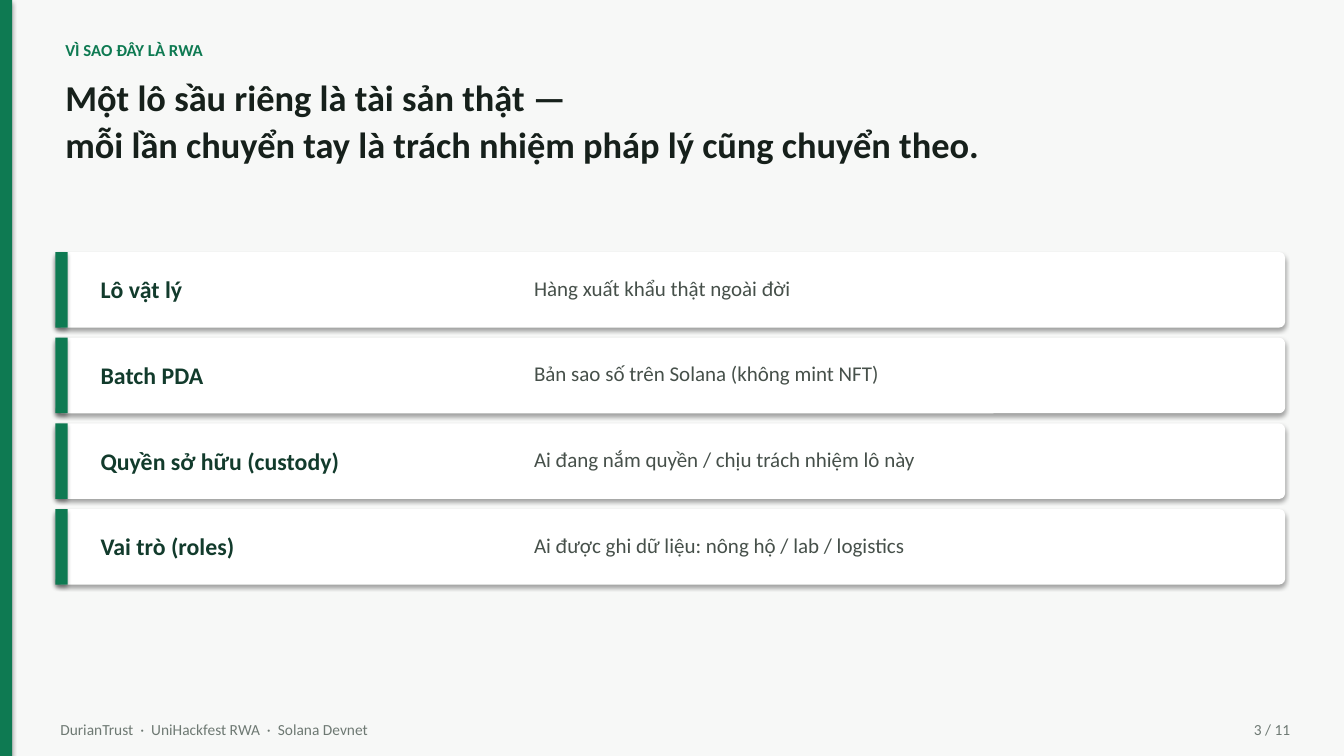
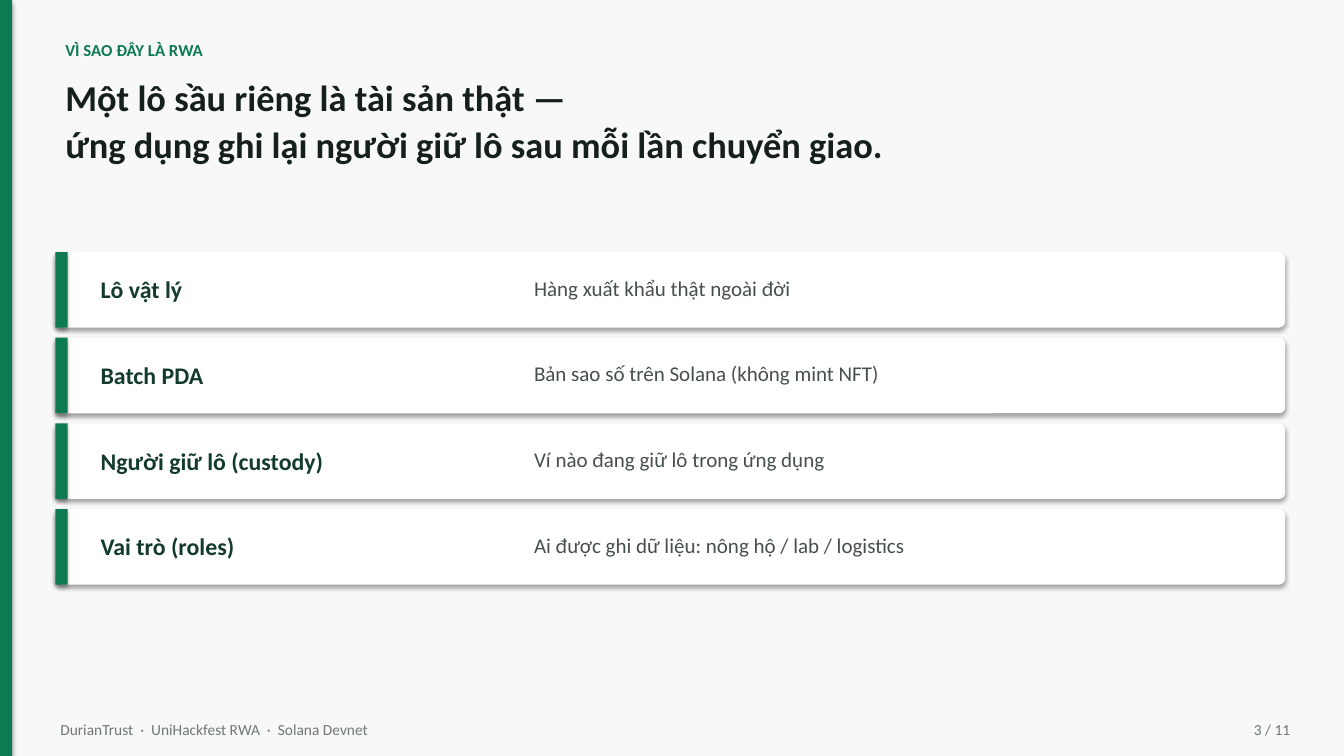
Before and after one commit to vinhelysia/DurainCheckerDemo, a slide deck: slide 3 of DurianTrust_Pitch_Deck.pptx. Drawn at 1344x756 pixels with LibreOffice and Linux fonts; fonts in the diff are those of the drawing. Boxes give left, top, right and bottom in pixels: in the first picture for what was removed or moved away, otherwise in the second. Text is boxed around its words. In the diff, an @@ line names an element or a change of style, - is before the commit and + after.

Commit message:
Validate custody flow and publish reviewed deck

```diff
--- a/DurianTrust_Pitch_Deck.pptx
+++ b/DurianTrust_Pitch_Deck.pptx
@@ text at bbox=[65, 128, 882, 165]: text changed @@
-mỗi lần chuyển tay là trách nhiệm pháp lý cũng chuyển theo.
+ứng dụng ghi lại người giữ lô sau mỗi lần chuyển giao.
@@ text at bbox=[101, 452, 323, 474]: text changed @@
-Quyền sở hữu (custody)
+Người giữ lô (custody)
@@ text at bbox=[534, 452, 824, 471]: text changed @@
-Ai đang nắm quyền / chịu trách nhiệm lô này
+Ví nào đang giữ lô trong ứng dụng
```
Also in this commit, not shown: 6 other slides changed, 9 other files.
